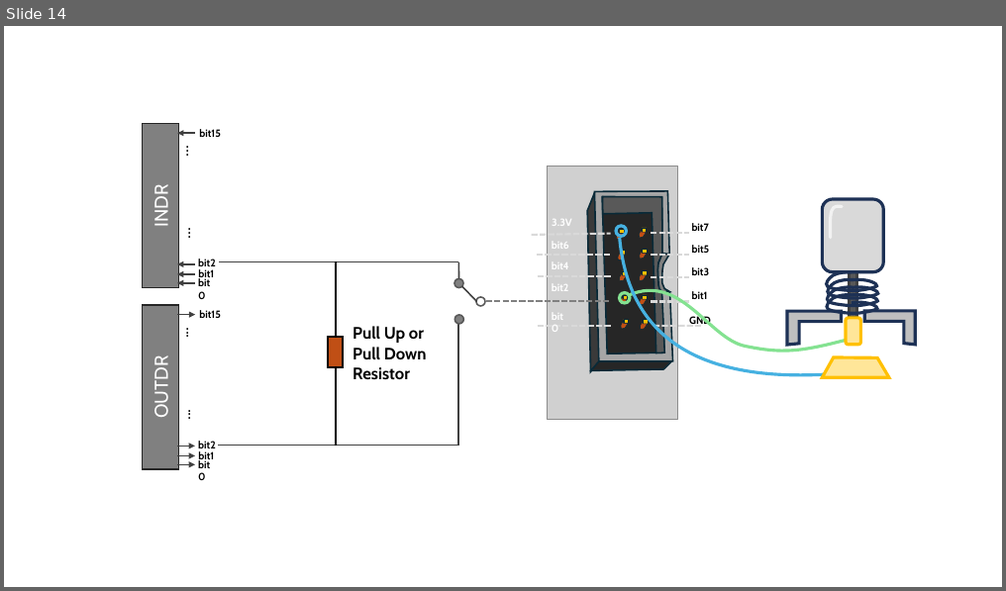
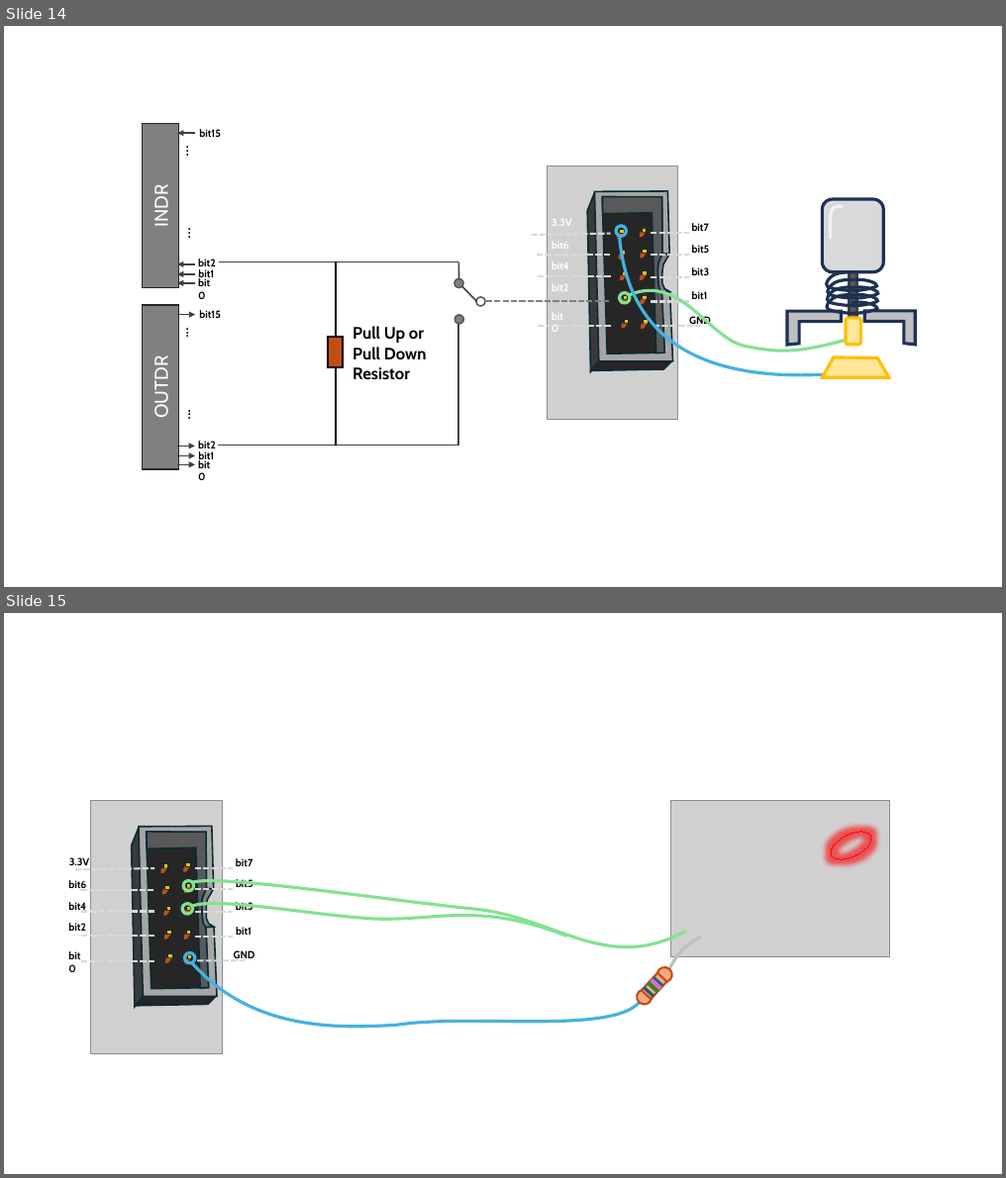
Before and after one commit to elias-at-chalmers/mop-lecture_notes-mirror, a slide deck: images/figures.pptx. Shown one above the other, each under a label of ours: slide 14 before the commit, slides 14 and 15 after it. The pictures are 1006x591 and 1006x1178 pixels, drawn with LibreOffice and Linux fonts; fonts in the diff are those of the drawing; grey boxes stand for pictures. Boxes give left, top, right and bottom in pixels: in the first picture for what was removed or moved away, otherwise in the second. Text is boxed around its words. In the diff, an @@ line names an element or a change of style, - is before the commit and + after.

```diff
--- a/images/figures.pptx
+++ b/images/figures.pptx
@@ slide 15 added at <box>4,613,1002,1174</box>, background #FFFFFF @@
@@ picture added at <box>671,801,890,958</box> @@
@@ ellipse added at <box>827,826,876,865</box>, outline #FF0000 0.01 pt @@
@@ group added at <box>61,801,255,1055</box>: 15 freeform shapes, 11 rectangles, 10 lines, 10 texts, 1 picture @@
+GND
+3.3V
+bit0
+bit2
+bit4
+bit6
+bit1
+bit3
+bit5
+bit7
@@ ellipse added at <box>182,903,193,914</box>, outline #84E291 3 pt @@
@@ ellipse added at <box>183,881,194,891</box>, outline #84E291 3 pt @@
@@ freeform shape added at <box>193,881,686,948</box>, outline #84E291 3 pt @@
@@ freeform shape added at <box>193,903,567,936</box>, outline #84E291 3 pt @@
@@ freeform shape added at <box>668,937,701,969</box>, outline #BFBFBF 3 pt @@
@@ ellipse added at <box>184,953,195,963</box>, outline #46B1E1 3 pt @@
@@ freeform shape added at <box>192,962,641,1027</box>, outline #46B1E1 3 pt @@
@@ group added at <box>634,964,675,1008</box>: 4 lines, 2 ellipses, 1 rectangle @@
```
Also in this commit, not shown: 5 other files.
